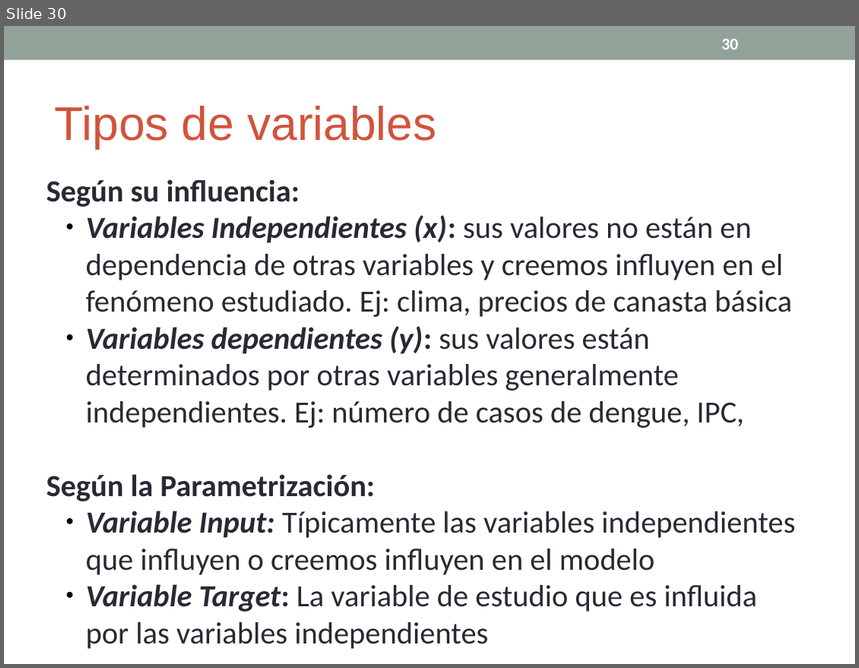
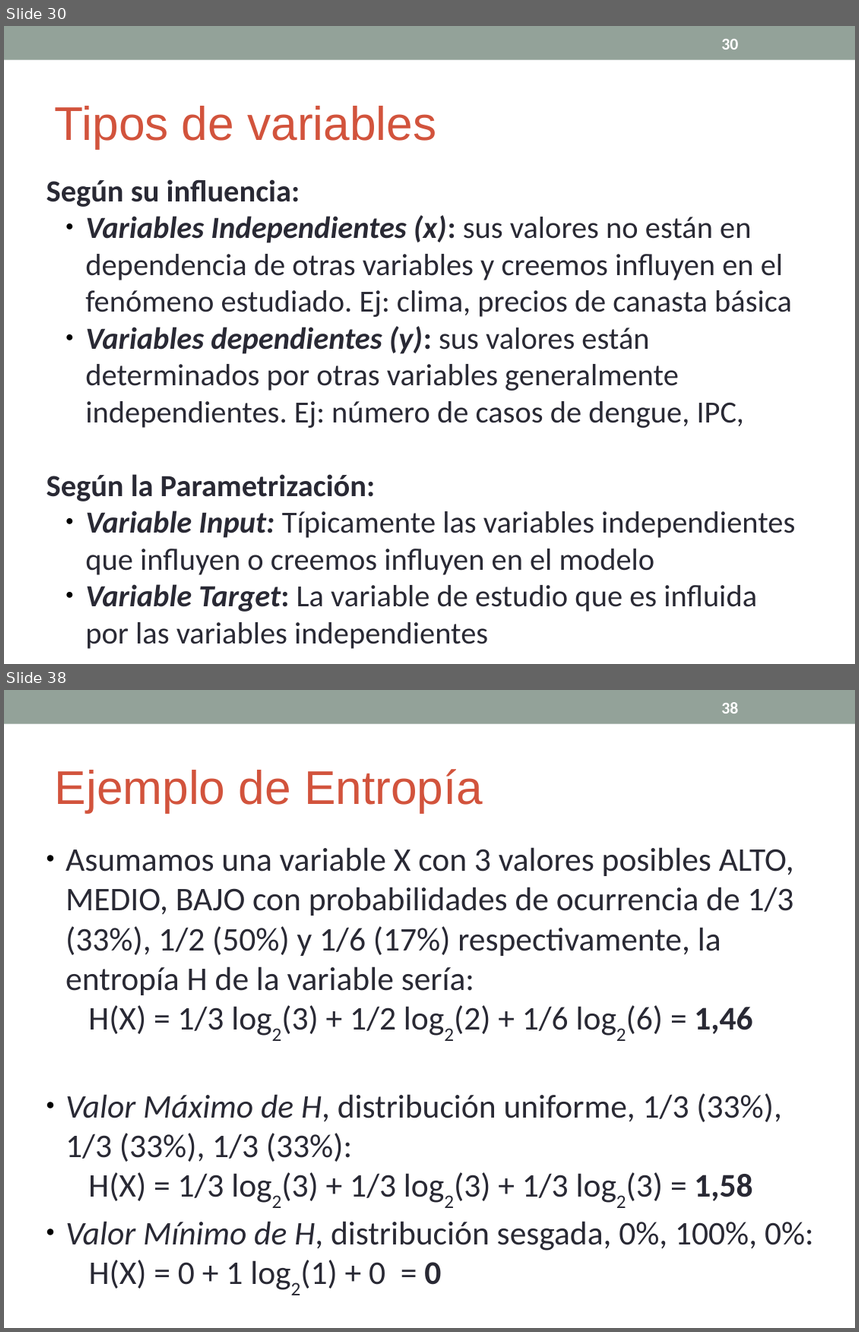
Before and after one commit to cdsparaguay/cursodwh, a slide deck: clases/DWH_Clase03.ppt. Shown one above the other, each under a label of ours: slide 30 before the commit, slides 30 and 38 after it; the slides between them are not shown. The pictures are 859x668 and 859x1332 pixels, drawn with LibreOffice and Linux fonts; fonts in the diff are those of the drawing. Boxes give left, top, right and bottom in pixels: in the first picture for what was removed or moved away, otherwise in the second. Text is boxed around its words. In the diff, an @@ line names an element or a change of style, - is before the commit and + after.

```diff
--- a/clases/DWH_Clase03.ppt
+++ b/clases/DWH_Clase03.ppt
@@ slide 38 added at (4, 690, 855, 1328), background #FFFFFF; not listed: 1 template element that a slide beside it also shows @@
@@ page number added at (721, 702, 738, 714), 14 pt, text #FFFFFF, bold @@
+38
@@ text added at (55, 769, 483, 813), 40 pt, text #D2533C @@
+Ejemplo de Entropía
@@ text added at (66, 847, 814, 1289), 28 pt, text #292934 @@
+● Asumamos una variable X con 3 valores posibles ALTO, MEDIO, BAJO con probabilidades de ocurrencia de 1/3 (33%), 1/2 (50%) y 1/6 (17%) respectivamente, la entropía H de la variable sería:
+  H(X) = 1/3 log2(3) + 1/2 log2(2) + 1/6 log2(6) = 1,46
+● Valor Máximo de H, distribución uniforme, 1/3 (33%), 1/3 (33%), 1/3 (33%):
+  H(X) = 1/3 log2(3) + 1/3 log2(3) + 1/3 log2(3) = 1,58
+● Valor Mínimo de H, distribución sesgada, 0%, 100%, 0%:
+  H(X) = 0 + 1 log2(1) + 0 = 0
```
Also in this commit, not shown: 5 other slides added, 2 other files.
